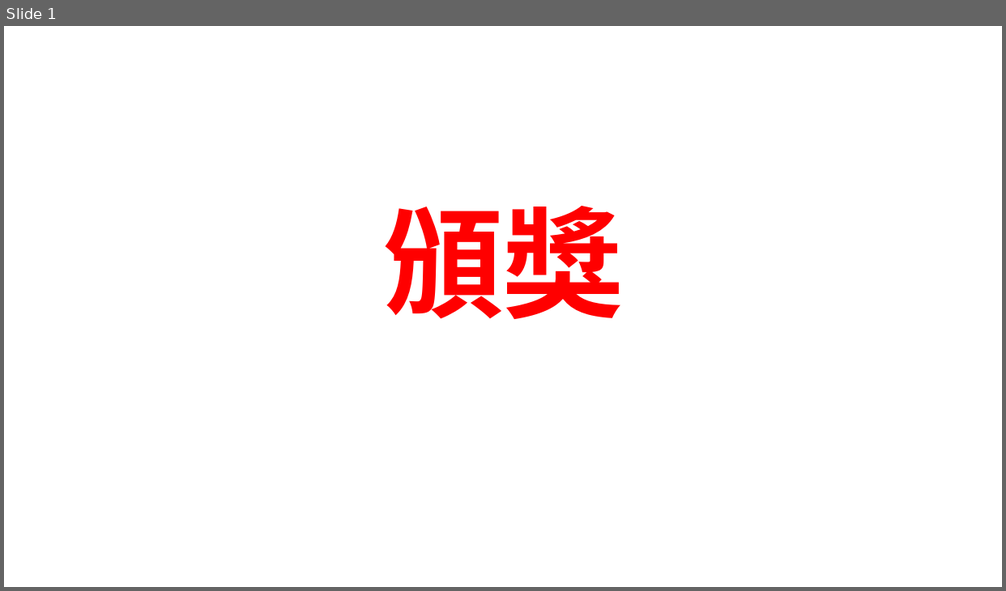
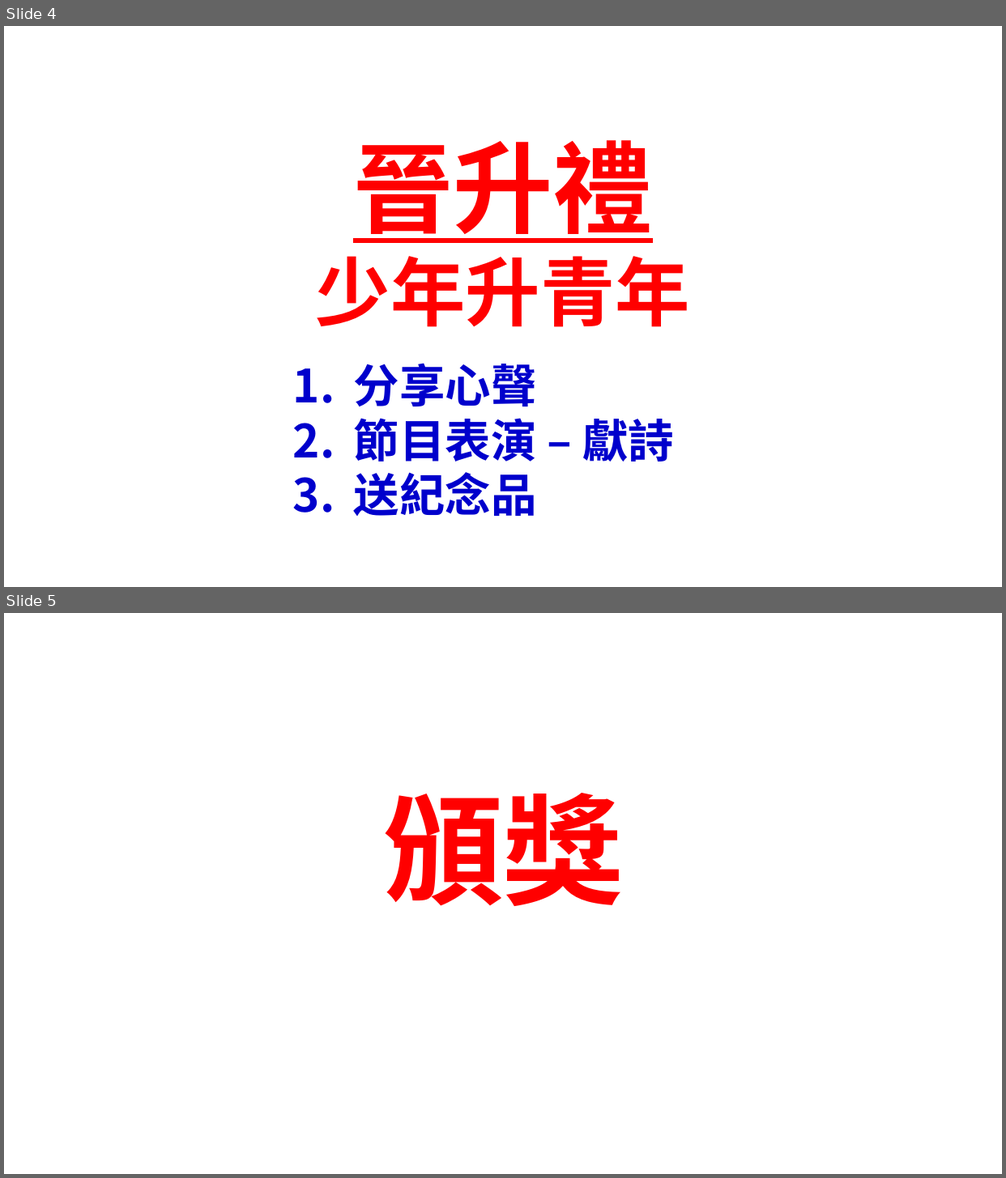
Before and after one commit to batisuoc/bible-school, a slide deck: 2022年主日學結業禮頒獎.pptx. Shown one above the other, each under a label of ours: slide 1 before the commit, slides 4 and 5 after it. The pictures are 1006x591 and 1006x1178 pixels, drawn with LibreOffice and Linux fonts; fonts in the diff are those of the drawing; background and template pictures are left out. Boxes give left, top, right and bottom in pixels: in the first picture for what was removed or moved away, otherwise in the second. Text is boxed around its words. In the diff, an @@ line names an element or a change of style, - is before the commit and + after.

```diff
--- a/2022年主日學結業禮頒獎.pptx
+++ b/2022年主日學結業禮頒獎.pptx
@@ slide 4 added at [4,26,1002,587], background picture (left out) @@
@@ title added at [316,140,690,327], 72 pt, text #FF0000, bold @@
+晉升禮
+少年升青年
@@ text added at [354,363,674,516], 44 pt, text #0000CC, bold @@
+1. 分享心聲
+2. 節目表演 – 獻詩
+3. 送紀念品
@@ what was slide 1 is now slide 5 @@
```
Also in this commit, not shown: 4 slides changed, 8 other slides added.
